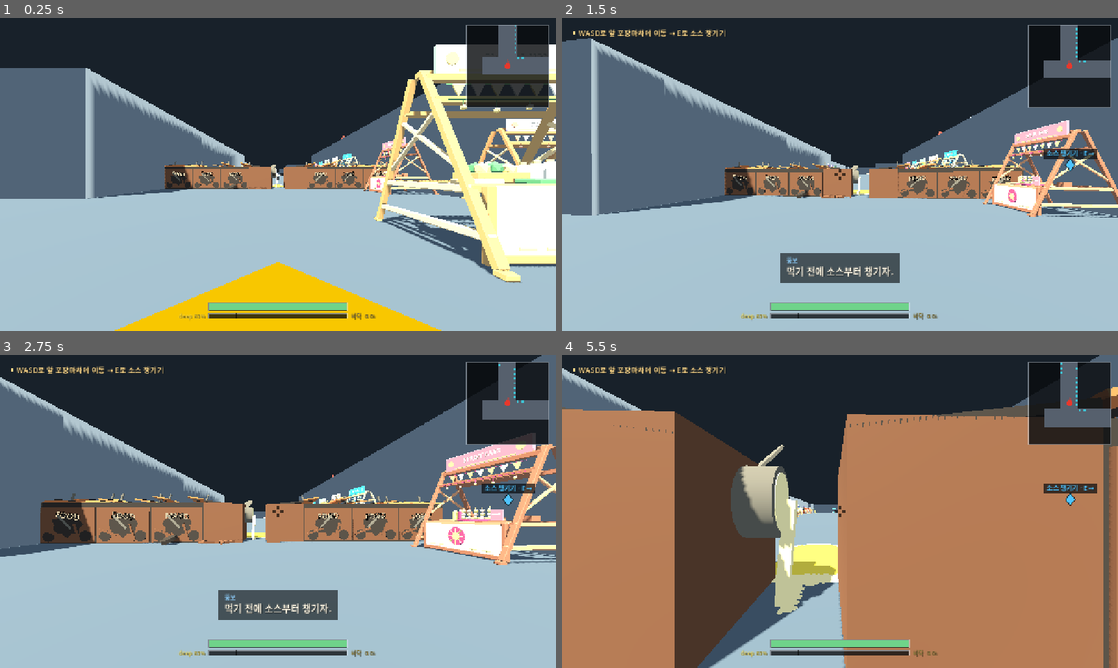
Above: before the commit, frames 1-4 (two rows, left to right).
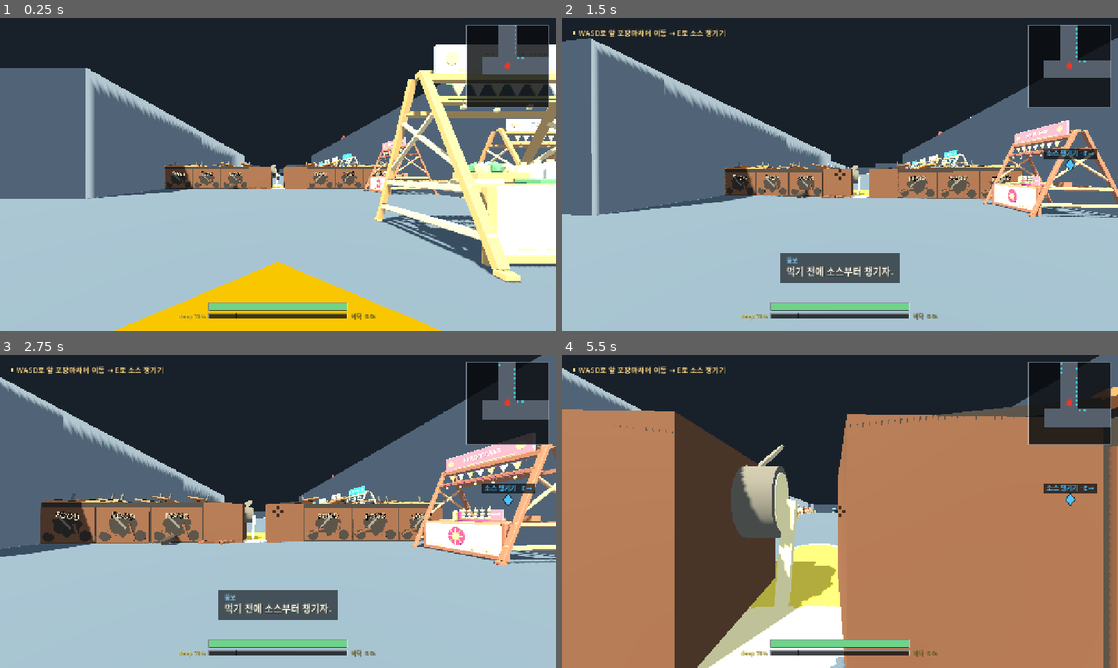
Above: after the commit, the same moments.

Repository: k3vin7/SauceIT-
Game: Godot game, scene res://main.tscn
The game is run twice, just before and just after one commit, with the same random seed, the same clock (stepped at 60 frames per second) and the same inputs.
Inputs (mouse positions are in pixels of both pictures, inside the frame that each line leads up to):
- Up to frame 1 (0.25 s): no input
- Up to frame 2 (1.5 s): tap Enter at 0.5 s; move the mouse to (867, 174) at 0.52 s; hold Shift (run) 0.53-1.28 s; hold W (move_forward) from 0.53 s (still down); tap Space (jump) at 0.77 s; move the mouse to (812, 174) at 1.27 s; click (812, 174) at 1.35 s
- Up to frame 3 (2.75 s): keep holding W (move_forward); tap Space (jump) at 1.52 s; tap Shift (run) at 1.55, 2.3 s; move the mouse to (289, 505) at 2.02 s; hold E (refill_sauce) from 2.03 s (still down)
- Up to frame 4 (5.5 s): keep holding W (move_forward); move the mouse to (834, 517) at 2.77 s; release E (refill_sauce) at 2.78 s; tap Shift (run) at 2.85, 3.8, 4.55 s; tap Space (jump) at 3.02, 3.77, 4.52 s; move the mouse to (878, 514) at 3.52 s; hold R (wipe_screen) 3.53-4.28 s; move the mouse to (795, 508) at 4.27 s; tap Tab at 4.35 s; move the mouse to (845, 511) at 5.02 s; hold Shift (run) from 5.03 s (still down); tap 1 at 5.1 s

The runs differ from the first frame. In frame 1, less than 0.1% of the frame differs, in the area x 35-52%, y 53-96%; in frame 2, less than 0.1%; in frame 3, less than 0.1%; in frame 4, 4.6%, in the area x 24-51%, y 60-100%.

Commit message:
Put the slick in the passage, not past it
The escape's mess began 0.4 m beyond the wreck's far face and went deep a metre
after that, so the whole 4.6 m of the gap between the obstacles was dry floor. A
player who sprinted it got through on their feet every time and went over once
they were already clear -- the fall read as something that happened after the
dangerous part rather than as the price of running through it.

The slick now starts at the wreck's near face and is deep from the middle of the
passage back, so committing to a run at the halfway mark is already committing to
the floor. That is the beat this stage exists for: the mess is the reason to slow
down, and a mess you can outrun is not one.

`SPILL_BACK` is written against the wreck now instead of against the front. It was
`SPILL_FRONT - 8.0`, so moving the front would have dragged the exit, the refill
station and the enemy spawns along with it -- and `probe_tutorial` checks all three
sit beyond it.

The spread that shapes the pool measured against a hardcoded 4.0, which was half
the old length; it takes `SPILL_REACH` now, or the metres added at the front would
have been cut off as outside the ellipse and the passage would have stayed dry
after all.

This deliberately undoes a rule that was there on purpose -- the old comment said
running does not trip the player before the burger's reach is clear. It can now,
which is more tense and also harder. `DEEP_FRONT` is the one number that tunes it.

Diff:
--- a/scripts/tutorial_wreck.gd
+++ b/scripts/tutorial_wreck.gd
@@ -8,9 +8,25 @@
 const HALF_GAP := 1.1
 const DEPTH := CELL
 const HEIGHT := 3.6
-const SPILL_FRONT := CENTRE_Z - DEPTH * 0.5 + 0.4
-const SPILL_BACK := SPILL_FRONT - 8.0
+## **The slick starts at the wreck's near face, not past its far one.** It used
+## to begin 0.4 m beyond the gap and go deep a metre after that, which left the
+## whole 4.6 m of the passage dry: a player sprinting the escape got through the
+## obstacle on their feet every time and only went over once they were clear of
+## it, so the fall read as something that happened *after* the dangerous part
+## rather than as the cost of running through it.
+const SPILL_FRONT := CENTRE_Z + DEPTH * 0.5
+## Where it stops, written against the wreck rather than against the front, so
+## moving the front does not drag the exit and the refill station with it.
+const SPILL_BACK := CENTRE_Z - DEPTH * 0.5 + 0.4 - 8.0
 const SPILL_CENTRE := (SPILL_FRONT + SPILL_BACK) * 0.5
+## Half the slick's length, which the spread below measures against. Derived, so
+## the pool keeps its shape when either end moves.
+const SPILL_REACH := (SPILL_FRONT - SPILL_BACK) * 0.5
+## **From here back, running trips you: the middle of the passage.** A player who
+## commits to a run at the halfway mark is already on the deep stuff, which is the
+## beat this stage is for -- the mess is the reason to slow down, and a mess you
+## can outrun is not one.
+const DEEP_FRONT := CENTRE_Z
 const EXIT := Vector3(0.0, 0.0, SPILL_BACK - 4.0)
 const TANK := Vector3(-HALF_GAP - 0.45, 2.55, CENTRE_Z)
 var _impact_age := 10.0
@@ -128,18 +144,19 @@
 		var edge := 0.25 * sin(float(row) * 0.19)
 		for column in int(ceil((HALF_GAP * 2.0 + 0.8) / step)) + 1:
 			var x := -HALF_GAP - 0.4 + float(column) * step
-			var spread := Vector2((x + 0.1) / 2.5, (z - SPILL_CENTRE) / 4.0).length()
+			var spread := Vector2((x + 0.1) / 2.5, (z - SPILL_CENTRE) / SPILL_REACH).length()
 			if spread > 1.0:
 				continue
 			var at := Vector3(x, 0, z + edge)
 			# A broad central slick joins the source to both sides of the passage;
 			# thinner cream at the ends shows the spill spreading outwards.
-			var layers := floor_body.slip_thickness if spread < 0.93 and z < SPILL_FRONT - 1.0 else 1
+			var layers := floor_body.slip_thickness if spread < 0.93 and z < DEEP_FRONT else 1
 			for layer in layers:
 				floor_body.paint_mayo(at, 900000 + layer)
 
-	# A thin stream leads from the open tank to the deep pool on the exit
-	# side. Running does not trip the player before the burger's reach is clear.
+	# A thin stream leads from the open tank into the pool, so the mess has a
+	# source on screen rather than beginning nowhere. Thin on purpose: this bit is
+	# the tank's dribble, not the slick, and it is walked over on the way in.
 	for index in 35:
 		floor_body.paint_mayo(Vector3(-0.2, 0, CENTRE_Z - float(index) * 0.1), 900000)
 	# Release temporary paint-coat IDs so normal stream bursts own their IDs.
